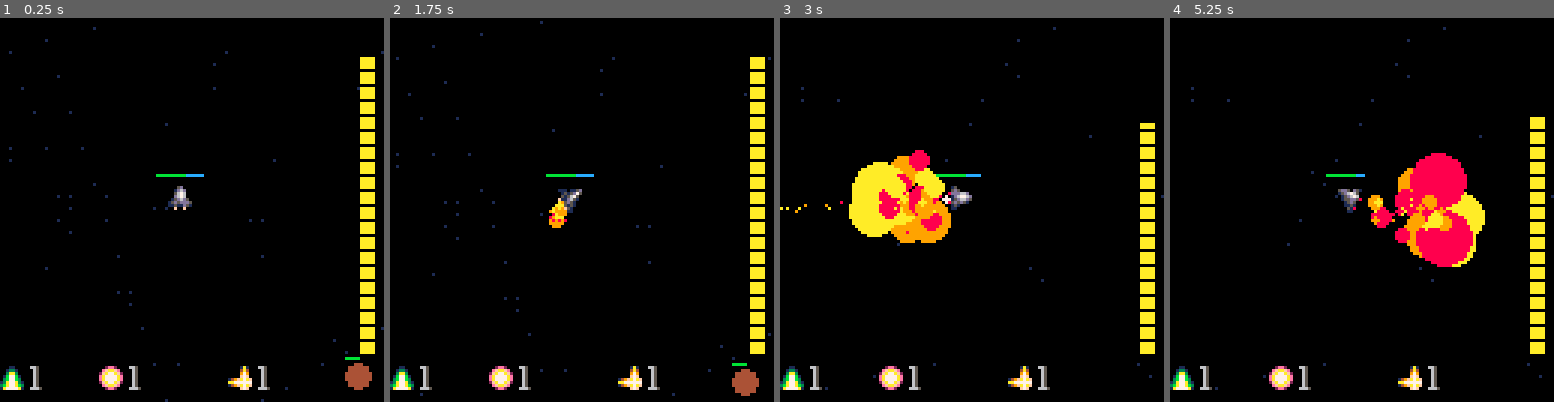
Above: before the commit, frames 1-4 (left to right).
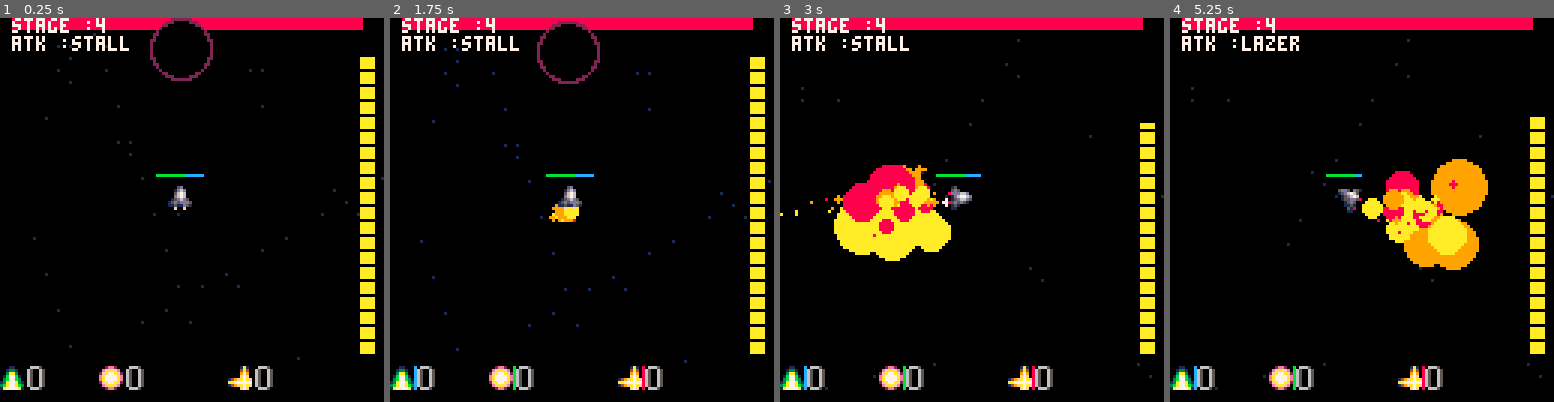
Above: after the commit, the same moments.

Repository: glassoup/pico8playground
Game: PICO-8 cartridge zs.p8
The game is run twice, just before and just after one commit, with the same random seed, the same clock (stepped at 60 frames per second) and the same inputs.
Inputs:
- Up to frame 1 (0.25 s): no input
- Up to frame 2 (1.75 s): tap X (X key) at 0.33, 1.07 s; tap O (Z key) at 0.7, 1.7 s; hold Right from 1.6 s (still down)
- Up to frame 3 (3 s): tap X (X key) at 1.85, 2.97 s; release Right at 2.1 s; tap O (Z key) at 2.1, 2.5, 2.9 s; hold Up 2.15-2.42 s; hold Right from 2.47 s (still down)
- Up to frame 4 (5.25 s): release Right at 3.03 s; hold Left 3.08-3.58 s; tap O (Z key) every 0.4 s from 3.3 to 4.9 s; hold Down 3.63-3.97 s; hold Right 4.02-4.68 s; tap X (X key) at 4.08, 5.2 s; hold Up 4.73-5.03 s; hold Left from 5.08 s (still down)

The runs differ from the first frame. In frame 1, 5.1% of the frame differs, in the area x 2-100%, y 0-100%; in frame 2, 5.9%; in frame 3, 9.9%; in frame 4, 11%, in the area x 3-95%, y 0-97%.

Commit message:
added a boss?

Diff:
--- a/zs.p8
+++ b/zs.p8
@@ -11,14 +11,13 @@
  player={
   rot=0,
   x=0,
-  y=0,
+  y=50,
   dx=0,
   dy=0,
  }
  -- player
 	drot=0.0165
-	lockx=59
-	locky=59
+	lock_e={x=0,y=0}
 	player_locked=false
 	player_shooting=false
 	shoot_delay=4
@@ -57,9 +56,9 @@
 	special_1_charge_max=20
 	special_2_charge_max=30
 	special_3_charge_max=40
-	special_1=1
-	special_2=1
-	special_3=1
+	special_1=0
+	special_2=0
+	special_3=0
 	special_1_max=3
 	special_2_max=2
 	special_3_max=2
@@ -68,29 +67,150 @@
 	special_2s={}
 	special_3s={}
 
-
+ boss_stall={
+  atk="stall",
+  dur=180,
+  init=function (_) dur=180 end,
+  draw=function (_) end,
+  hit =function (_) end
+ }
+
+ boss_attack={
+  {atk="lazer",
+  dur=250,
+  init=function (self)
+   self.dur=250
+  end,
+  draw=
+	  function (self)
+	   local d = self.dur
+	   if d<180 then
+	    local s00,s25,s50,s75=sin(d/180),sin(d/180+0.25),sin(d/180+0.5),sin(d/180+0.75)
+	    for i=-3,3 do
+	     local c=8
+	     if i<2 and i>-2 then c=7 end
+		    line(s00*(181)+s75*i, -s75*181+s00*i,s50*181-s25*i,-s25*181-s50*i,c)
+		    line(s25*181+s00*i,-s00*181+s25*i,s75*181-s50*i,-s50*181-s75*i,c)
+	    end
+	   else
+	    fillp(▒)
+	    for i=-3,3 do
+		    line(181,0-i,-181,0-i,8)
+		    line(0-i,181,0-i,-181,8)
+	    end
+	    fillp()
+	   end
+	  end,
+  hit=
+	  function (self)
+	   local d = self.dur
+	   if d<180 then
+	    local a1,b1=sin(d/180)-sin(d/180+0.5),-cos(d/180)+cos(d/180+0.5)
+	    local a2,b2=sin(d/180+0.25)-sin(d/180+0.75),-cos(d/180+0.25)+cos(d/180+0.75)
+
+	    if (abs(a1*player.x+b1*player.y)/sqrt(a1^2+b1^2) <= 6
+	    or abs(a2*player.x+b2*player.y)/sqrt(a2^2+b2^2) <= 6)
+	    and boost_invul_cur<=0 then
+						player_damage(10)
+						boost_invul_cur+=10
+	    end
+	   end
+	  end
+  },
+  {atk="spawn enemies",
+  dur=250,
+  init=function (self)
+   self.dur=flr(rnd(250))
+  end,
+  draw=function (_) end,
+  hit=
+	  function (self)
+	   if self.dur%50==0 then
+	    local rnd_r=rnd(4)+5
+ 				add(enemies,{
+				  x=0,
+				  y=0,
+				  dx=0,
+				  dy=0,
+				  r=rnd_r,
+				  t="chase",
+				  health=12+rnd_r,
+				  health_max=12+rnd_r,
+				 })
+				end
+	  end
+  },
+  {atk="sector",
+  dur=180,
+  dur_max=180,
+  sectors={},
+  init=function (self)
+   self.sectors={}
+   self.dur=self.dur_max
+   for i=0,4 do
+    add(self.sectors,rnd())
+   end
+  end,
+  draw=
+	  function (self)
+	   if self.dur<20 then
+	    for sec in all(self.sectors) do
+		    i=sec
+		    while i<sec+0.125 do
+		     local c = 8
+		     if (i*10000%5<1) c=7
+			    line(sin(i)*181,-cos(i)*181,0,0,c)
+		     i+=0.005
+		    end
+	    end
+	   else
+	    fillp(▒)
+	    for sec in all(self.sectors) do
+		    i=sec
+		    while i<sec+0.125 do
+			    line(sin(i)*181,-cos(i)*181,0,0,8)
+		     i+=0.01
+		    end
+	    end
+	    fillp()
+	   end
+	  end,
+	  hit=
+	  function (self)
+	   if self.dur==15 then
+					for sec in all(self.sectors) do
+					 local sec_end={
+					  x=sin(sec),
+					  y=-cos(sec)
+					 }
+					 local sec_start={
+					  x=sin(sec+0.125),
+					  y=-cos(sec+0.125)
+					 }
+						if (not isclockwise(sec_start,player)) and isclockwise(sec_end,player)
+						and boost_invul_cur<=0 then
+							player_damage(30)
+							boost_invul_cur+=5
+							return
+					 end
+					end
+	   end
+	  end
+  },
+ }
+ boss_attack[3].init(boss_attack[3])
+ boss={
+  x=0,
+  y=0,
+  r=10,
+  t="boss",
+  health=2500,
+  health_max=2500,
+  stage=5,
+  attack={}
+ }
  enemies={
-  {
-   x=59,
-   y=59,
-   r=4,
-   health=50,
-   health_max=100
-  },
-  {
-   x=128,
-   y=128,
-   r=5,
-   health=100,
-   health_max=100
-  },
-  {
-   x=-128,
-   y=-128,
-   r=5,
-   health=200,
-   health_max=200
-  }
+  boss
  }
 
  arena_cd=0
@@ -113,6 +233,7 @@
 
 function _update60()
  player_update()
+ enemy_update()
 
  --camera
  cam_x=player.x-64+(8/2)
@@ -133,11 +254,9 @@
 
  arena_draw()
  particle_draw()
- player_draw()
  enemy_draw()
  player_bullet_draw()
  player_draw()
- enemy_bullet_draw()
  _draw_debugger()
  ui_draw()
 end
@@ -153,7 +272,7 @@
  if player_locked then
 	 player.dy*=friction_locked
 	 player.dx*=friction_locked
-  player.rot=0.25+atan2(player.x-lockx, player.y-locky)
+  player.rot=0.25+atan2(player.x-lock_e.x, player.y-lock_e.y)
  else
  	player.dy*=friction
  	player.dx*=friction
@@ -360,9 +479,9 @@
 		 end
 	 end
 	end
- projectile_update(player_bullets, 1, 5.5, 5, 0, 2, 0.7)
- projectile_update(special_1s,     4, 1.5, 5, 9, 5, 1)
- projectile_update(special_3s,    24,   0, 5, 9, 100, 10)
+ projectile_update(player_bullets, 1, 5.5, 5, 0, 2, 0.4)
+ projectile_update(special_1s,     4, 1.5, 5, 9, 5, 0.4)
+ projectile_update(special_3s,    42,   0, 5, 9, 85, 2)
 
 
  --misc
@@ -397,7 +516,12 @@
  shield_penalty=max(shield_penalty-0.001,shield_penalty_min)
 
 
-
+ _debugger_print("stage :"..boss.stage)
+
+for atk in all(boss.attack) do
+ _debugger_print("atk :"..atk.atk)
+end
+-- _debugger_print("ba:"..boss_attack[1].dur)
 -- _debugger_print("in arena:"..tostr(isinrange(player, 181)))
 -- _debugger_print("x:"..player.x)
 --	_debugger_print("y:"..player.y)
@@ -425,10 +549,10 @@
  local midstep = r^2-v.y^2
  return abs(v.x)<r and abs(v.y)<r and midstep>0 and midstep-v.x^2>=0
 end
+function isclockwise(v1,v2)
+ return -v1.x*v2.y+v1.y*v2.x>0
+end
 function player_lock()
- function isclockwise(v1,v2)
-  return -v1.x*v2.y+v1.y*v2.x>0
- end
  local range=80
  local spread=0.12
  local sec_end={
@@ -446,8 +570,7 @@
 	   y=enemy.y-player.y
 	  }
 	  if (not isclockwise(sec_start,relpoint)) and isclockwise(sec_end,relpoint) and isinrange(relpoint,range) then
-	  	lockx=enemy.x
-	  	locky=enemy.y
+	  	lock_e=enemy
 	  	player_locked=true
 	  	return
 	  end
@@ -494,6 +617,7 @@
 end
 
 function player_damage(d)
+ sfx(14)
  if shield>=d then
   shield-=d
  else
@@ -501,12 +625,13 @@
   shield=0
   health-=d
   if health <=0 then
-   local x,y = player.x,player.y
-	  particle_create(x,y,6,9,19)
-	  particle_create(x,y,4,9,19)
-	  particle_create(x,y,9,9,19)
-	  particle_create(x,y,0,9,4)
+--   local x,y = player.x,player.y
+--	  particle_create(x,y,6,9,19)
+--	  particle_create(x,y,4,9,19)
+--	  particle_create(x,y,9,9,19)
+--	  particle_create(x,y,0,9,4)
    sfx(6)
+   _init()
   end
  end
  if not shield_fullcharge then
@@ -564,6 +689,43 @@
  special_1_charge,special_1=unpack(add_each(a,special_1_charge,special_1_charge_max,special_1,special_1_max))
  special_2_charge,special_2=unpack(add_each(a,special_2_charge,special_2_charge_max,special_2,special_2_max))
  special_3_charge,special_3=unpack(add_each(a,special_3_charge,special_3_charge_max,special_3,special_3_max))
+end
+
+function enemy_update()
+ if 5/boss.health_max*boss.health < boss.stage then
+  add(boss.attack,boss_stall)
+  boss.stage-=1
+ end
+ for atk in all(boss.attack) do
+	 atk.hit(atk)
+	 atk.dur-=1
+	 if atk.dur < 0 then
+	  local next_atk = rnd(3)\1+1
+	  del(boss.attack, atk)
+	  local t={}
+	  for key, value in pairs(boss_attack[next_atk]) do
+  		t[key] = value
+			end
+			t.init(t)
+	  add(boss.attack, t)
+	 end
+	end
+ for e in all(enemies) do
+  if e.t=="chase" then
+ 	 e.dx*=0.975--friction
+ 	 e.dy*=0.975
+ 	 local rx,ry=e.x-player.x,e.y-player.y
+ 	 local angle=atan2(rx,ry)
+ 	 e.dx+=-cos(angle)*(0.1-e.r*0.01)
+ 	 e.dy+=-sin(angle)*(0.1-e.r*0.01)
+   e.x+=e.dx
+   e.y+=e.dy
+   if isinrange({x=rx,y=ry},e.r+3) then
+	   del(enemies, e)
+	   player_damage(e.r*3)
+	  end
+  end
+ end
 end
 -->8
 -- input
@@ -699,10 +861,27 @@
 
 function enemy_draw()
  for enemy in all(enemies) do
-  circfill(enemy.x, enemy.y,enemy.r,4)
-  rect(enemy.x-enemy.r,enemy.y-enemy.r-2,enemy.x+ceil((enemy.r*2)/enemy.health_max*enemy.health)-enemy.r,enemy.y-enemy.r-2,11)
- end
-end
+  local c=8
+  if enemy.t=="chase" then
+  	rect(enemy.x-enemy.r,enemy.y-enemy.r-2,enemy.x+ceil((enemy.r*2)/enemy.health_max*enemy.health)-enemy.r,enemy.y-enemy.r-2,11)
+  else
+  	rectfill(cam_x+4,
+  	cam_y,
+  	cam_x+ceil(120/enemy.health_max*enemy.health),
+  	cam_y+3,8)
+  	c=2
+  end
+  circfill(enemy.x, enemy.y,enemy.r,c)
+  circfill(enemy.x, enemy.y,enemy.r-1,0)
+
+ end
+
+ for atk in all(boss.attack) do
+  atk.draw(atk)
+ end
+
+end
+
 
 function player_bullet_draw()
  function draw(arr,size)
@@ -727,9 +906,6 @@
  for s in all(special_2s) do
   spr(128,s.x-16, s.y-16,4,4)
  end
-end
-
-function enemy_bullet_draw()
 end
 
 function arena_draw()
@@ -790,29 +966,13 @@
 -->8
 --[[ todo
 
-implement synchro burst?
-- maybe red special can activate
-  burst instead of charging it
-  probably make long charge time
-  like 5-10s
-
--make sprite animation for
-charging special
-
-finish up the special
-- think of specials
- - slow mo?
- - laser?
-
-- green make a lens that amps dmg
-- make icon sprites
-
 
 boss?
-- think of attack patterns
 -fillp
-
--background looknicer?
+- sector attack
+- chasing enemy spawn
+- rotating lasers
+
 
 ]]
 __gfx__
Not shown, changed: the sound effects (__sfx__) section of zs.p8
Not shown, changed: index.js
